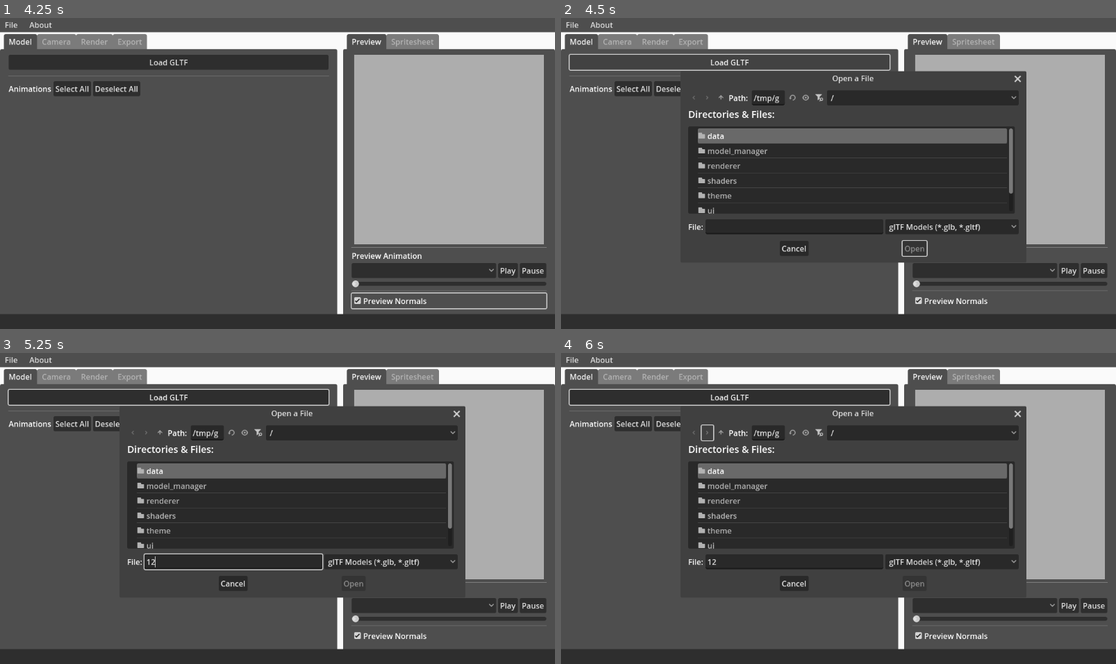
Above: before the commit, frames 1-4 (two rows, left to right).
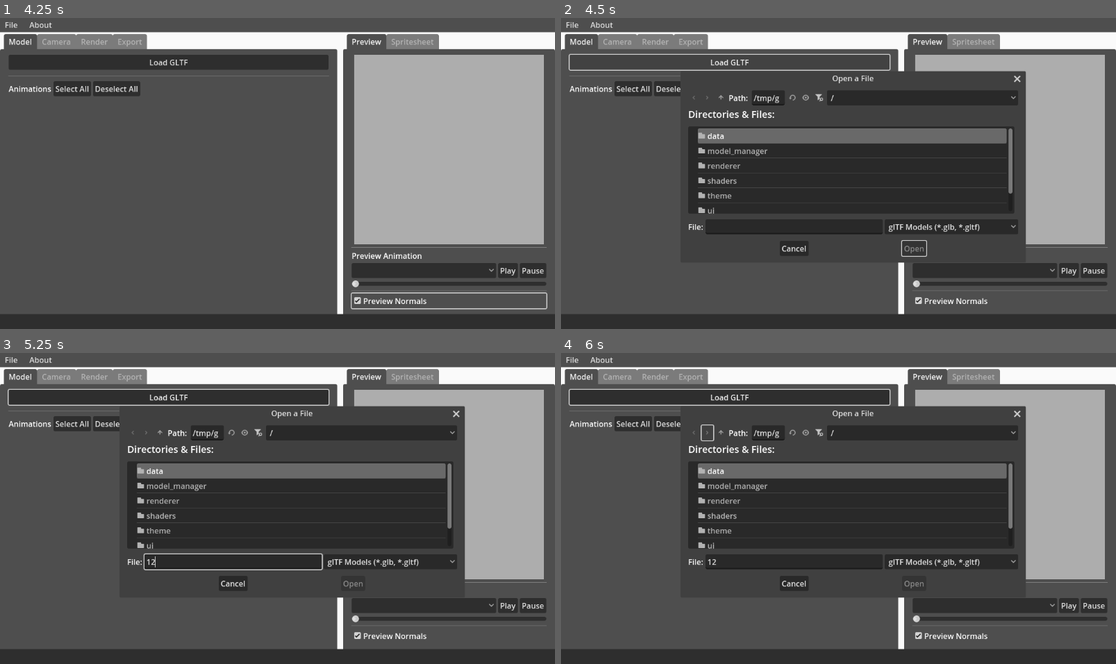
Above: after the commit, the same moments.

Repository: Caaz/FlatPixel
Game: Godot game, scene res://ui/main.tscn
Two runs of this game, one before a commit and one after it. Both use one fixed random seed, a clock stepped at 60 frames per second and the inputs below.
Inputs (mouse positions are in pixels of both pictures, inside the frame that each line leads up to):
- Up to frame 1 (4.25 s): click "Play" at 0.5 s; click "Play" at 1.25 s; click "Select All" at 2 s; click "Deselect All" at 2.75 s; click "Preview Normals" at 3.5 s
- Up to frame 2 (4.5 s): click "Load GLTF" at 4.25 s
- Up to frame 3 (5.25 s): click (233, 561) at 5.02 s; type "12" at 5.1 s
- Up to frame 4 (6 s): click (705, 433) at 5.75 s

Frame 1 is identical in both runs. In frame 2, 0.4% of the frame differs, in the area x 57-84%, y 17-77%; in frame 3, 0.4%; in frame 4, 0.3%.

Commit message:
fix crash when model is missing from flpx path

Diff:
--- a/data/session.gd
+++ b/data/session.gd
@@ -44,9 +44,10 @@
 	else:
 		var model = ModelManager.load_model(filepath)
 		capture_model = model
-		model_settings.model_path = filepath
-		model_settings.selected_animations = []
-		model_settings.available_animations = model.available_animations
+		if model != null:
+			model_settings.model_path = filepath
+			model_settings.selected_animations = []
+			model_settings.available_animations = model.available_animations
 
 	session_dirty = true
 	render_dirty = true
@@ -102,17 +103,16 @@
 
 func save_flpx(path: String = ""):
 	if path != "":
+		if not path.ends_with(".flpx"):
+			path = path + ".flpx"
 		currently_open_file = path
-
-	if not path.ends_with(".flpx"):
-		path = path + ".flpx"
 
 	if currently_open_file == "":
 		push_error("Cannot save file when no file handle has been provided!")
 
 	FlpxHandler.save_session_flpx(currently_open_file)
 	session_dirty = false
-	EventReporter.report_save(path)
+	EventReporter.report_save(currently_open_file)
 
 func reset():
 	load_flpx(FlpxContents.new())
--- a/model_manager/model_manager.gd
+++ b/model_manager/model_manager.gd
@@ -5,7 +5,7 @@
 	var gltf_state := GLTFState.new()
 	var error := gltf_document.append_from_file(path, gltf_state)
 	if error != OK:
-		push_error("Failed to load gltf at %s" % path)
+		return null
 
 	var gltf_scene_root_node := gltf_document.generate_scene(gltf_state)
 	var model_scene := _preprocess_model(gltf_scene_root_node)
